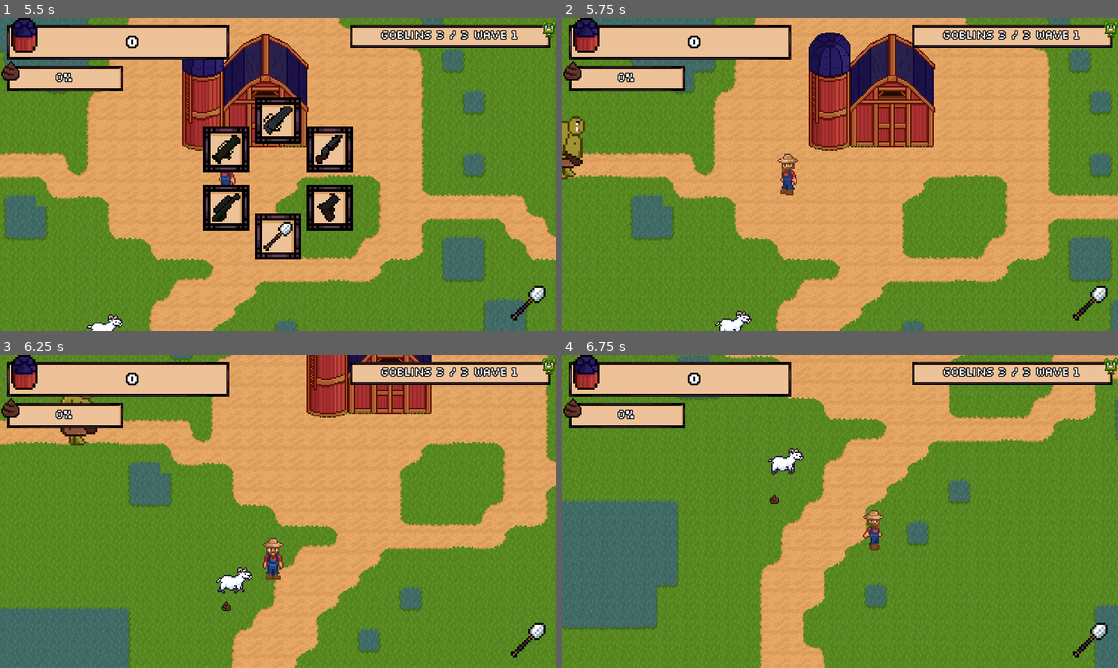
Above: before the commit, frames 1-4 (two rows, left to right).
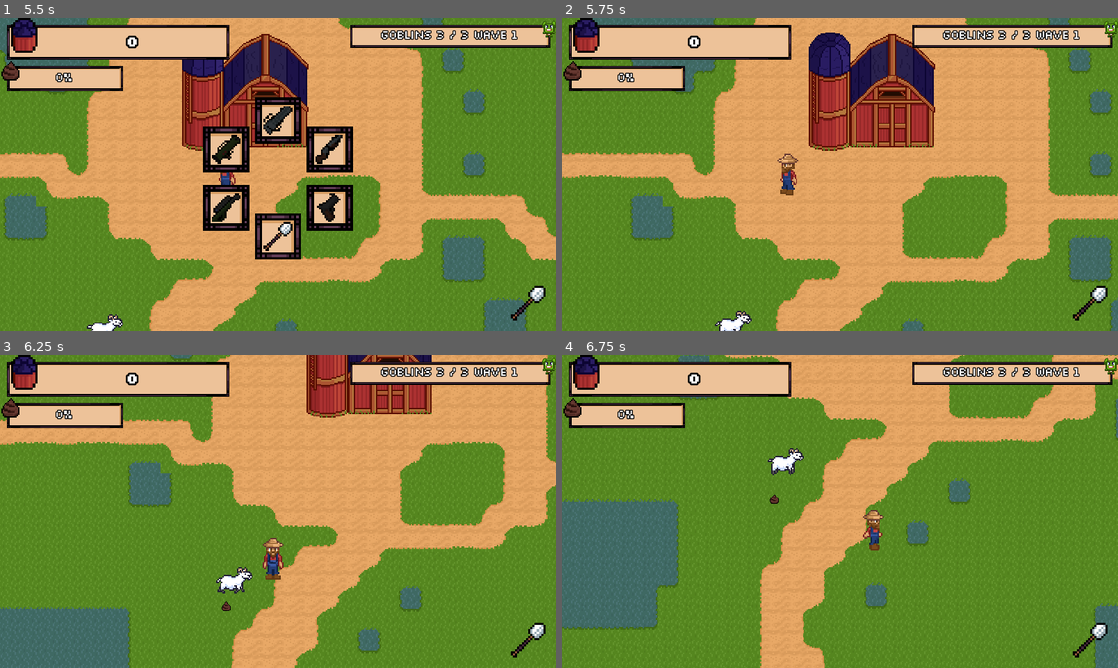
Above: after the commit, the same moments.

Repository: astro-panda/poo-farmer
Game: Godot game, scene res://Scenes/Main.tscn
Two runs of this game, one before a commit and one after it. Both use one fixed random seed, a clock stepped at 60 frames per second and the inputs below.
Inputs (mouse positions are in pixels of both pictures, inside the frame that each line leads up to):
- Up to frame 1 (5.5 s): click "Start" at 0.5 s; tap Enter at 1.25 s; move the mouse to (400, 158) at 1.27 s; hold Right (move_right) 1.28-2.03 s; tap Keypad 0 (deep_pockets) at 1.35 s; tap Space (ui_select) at 1.52, 2.27, 3.77, 4.52, 5.27 s; move the mouse to (166, 190) at 2.02 s; hold Down (move_down) 2.03-2.78 s; tap X (game_over) at 2.1 s; move the mouse to (333, 105) at 2.77 s; hold Right (move_right) 2.78-3.53 s; tap 9 (gobodar) at 2.85 s; move the mouse to (250, 237) at 3.52 s; hold Up (move_up) 3.53-4.28 s; tap 5 (launcher) at 3.6 s; move the mouse to (444, 221) at 4.27 s; hold Alt (modifier) 4.28-5.03 s; hold Left (move_left) from 4.28 s (still down); move the mouse to (111, 127) at 5.02 s; tap R (open_arsenal) at 5.1 s
- Up to frame 2 (5.75 s): keep holding Left (move_left)
- Up to frame 3 (6.25 s): move the mouse to (305, 511) at 5.77 s; release Left (move_left) at 5.78 s; hold Down (move_down) from 5.78 s (still down); tap 2 (pistol) at 5.85 s
- Up to frame 4 (6.75 s): move the mouse to (756, 433) at 6.52 s; release Down (move_down) at 6.53 s; hold Right (move_right) from 6.53 s (still down); click (756, 433) at 6.6 s

Frame 1 is identical in both runs. In frame 2, 0.7% of the frame differs, in the area x 0-5%, y 31-52%; in frame 3, 0.3%; in frame 4, nothing differs.

Commit message:
removed a troll that I left in the main scene

Diff:
--- a/poofarmer/Scenes/Main.tscn
+++ b/poofarmer/Scenes/Main.tscn
@@ -11,7 +11,6 @@
 [ext_resource path="res://Scenes/UI/ModalWindow.tscn" type="PackedScene" id=9]
 [ext_resource path="res://Scripts/MusicAutomaton.gd" type="Script" id=10]
 [ext_resource path="res://Scenes/PooPellets.tscn" type="PackedScene" id=11]
-[ext_resource path="res://Scenes/Troll.tscn" type="PackedScene" id=12]
 [ext_resource path="res://Scenes/Store.tscn" type="PackedScene" id=13]
 [ext_resource path="res://Scenes/Silo.tscn" type="PackedScene" id=14]
 [ext_resource path="res://Scenes/Animal/PooSpawner.tscn" type="PackedScene" id=15]
@@ -214,9 +213,6 @@
 margin_right = 672.0
 margin_bottom = 384.0
 
-[node name="Troll" parent="." instance=ExtResource( 12 )]
-position = Vector2( 992, 1597 )
-
 [connection signal="store_opened" from="GnomePath/PathFollow2D/Gnome" to="Store" method="_on_Gnome_store_opened"]
 [connection signal="firePoo" from="Player" to="PooPelletsManager" method="_on_Player_firePoo"]
 [connection signal="update_global_poo_label" from="Player" to="HUD" method="_on_Player_update_global_poo_label"]
Not shown: 1 places in poofarmer/Scenes/Main.tscn that only renumber resources
